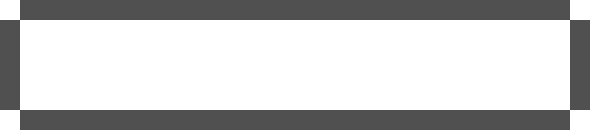
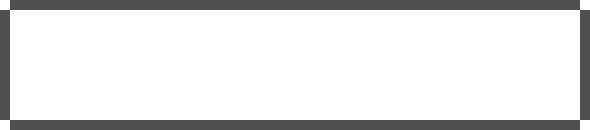
Comparing the layer stacks of the two 590×130 images. Changes:
painted on "N" over [0, 0, 590, 130]
painted on "Background" over [10, 10, 580, 120]
